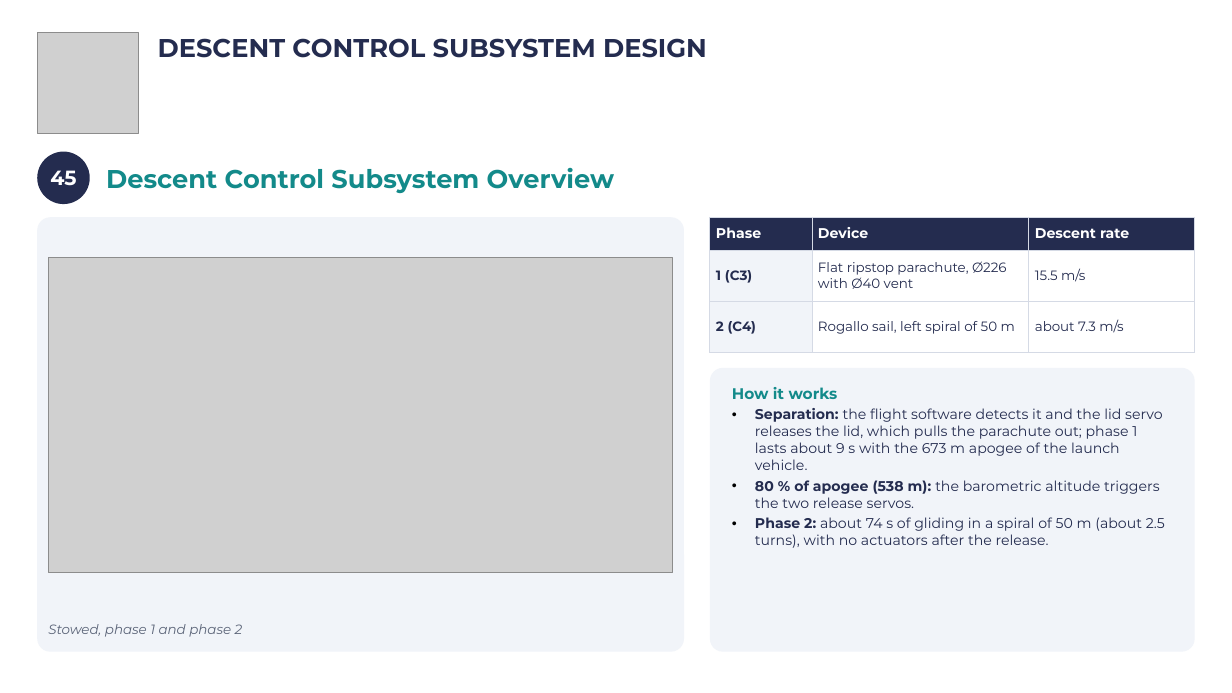
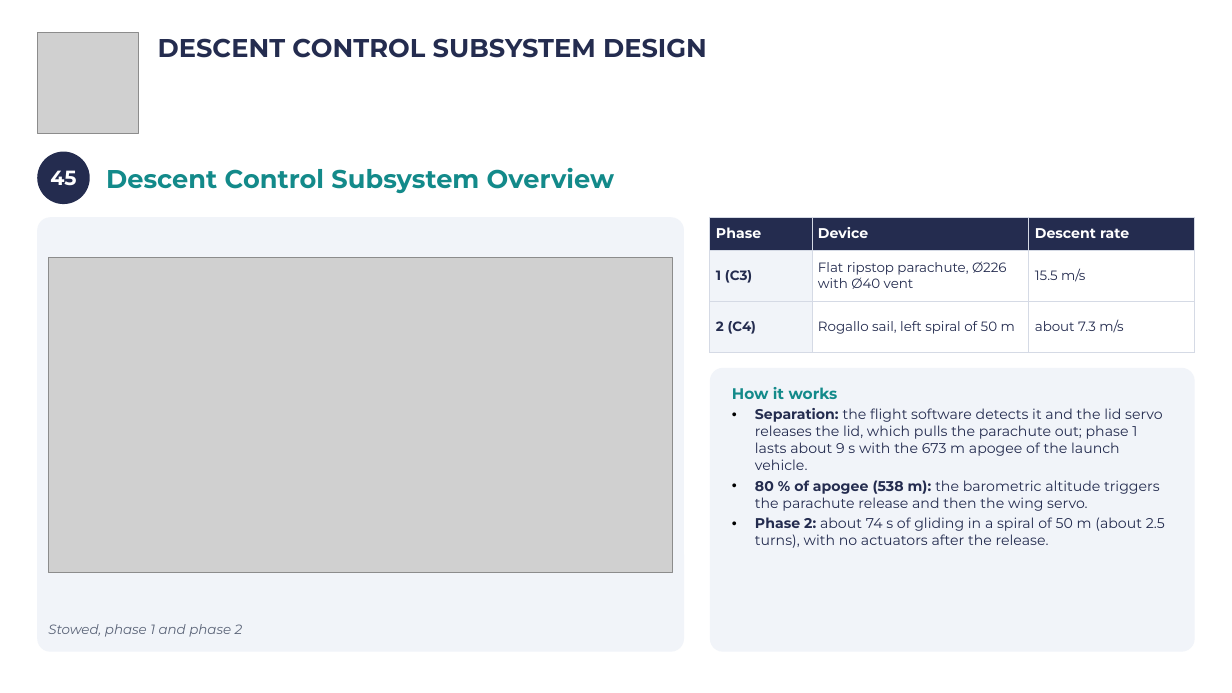
Before and after one commit to Caetano18/proyecto, a slide deck: slide 48 of cansat_pdr/laminas_plantilla/CanSat_PDR_Hermes_completo.pptx. Drawn at 1232x693 pixels with LibreOffice and Linux fonts; fonts in the diff are those of the drawing; grey boxes stand for pictures; background and template pictures are left out. Boxes give left, top, right and bottom in pixels: in the first picture for what was removed or moved away, otherwise in the second. Text is boxed around its words. In the diff, an @@ line names an element or a change of style, - is before the commit and + after.

```diff
--- a/cansat_pdr/laminas_plantilla/CanSat_PDR_Hermes_completo.pptx
+++ b/cansat_pdr/laminas_plantilla/CanSat_PDR_Hermes_completo.pptx
@@ text in rounded rectangle at (x1=755, y1=480, x2=1160, y2=511): text changed @@
-• 80 % of apogee (538 m): the barometric altitude triggers the two release servos.
+• 80 % of apogee (538 m): the barometric altitude triggers the parachute release and then the wing servo.
```
Also in this commit, not shown: 13 other slides changed, 34 other files.
